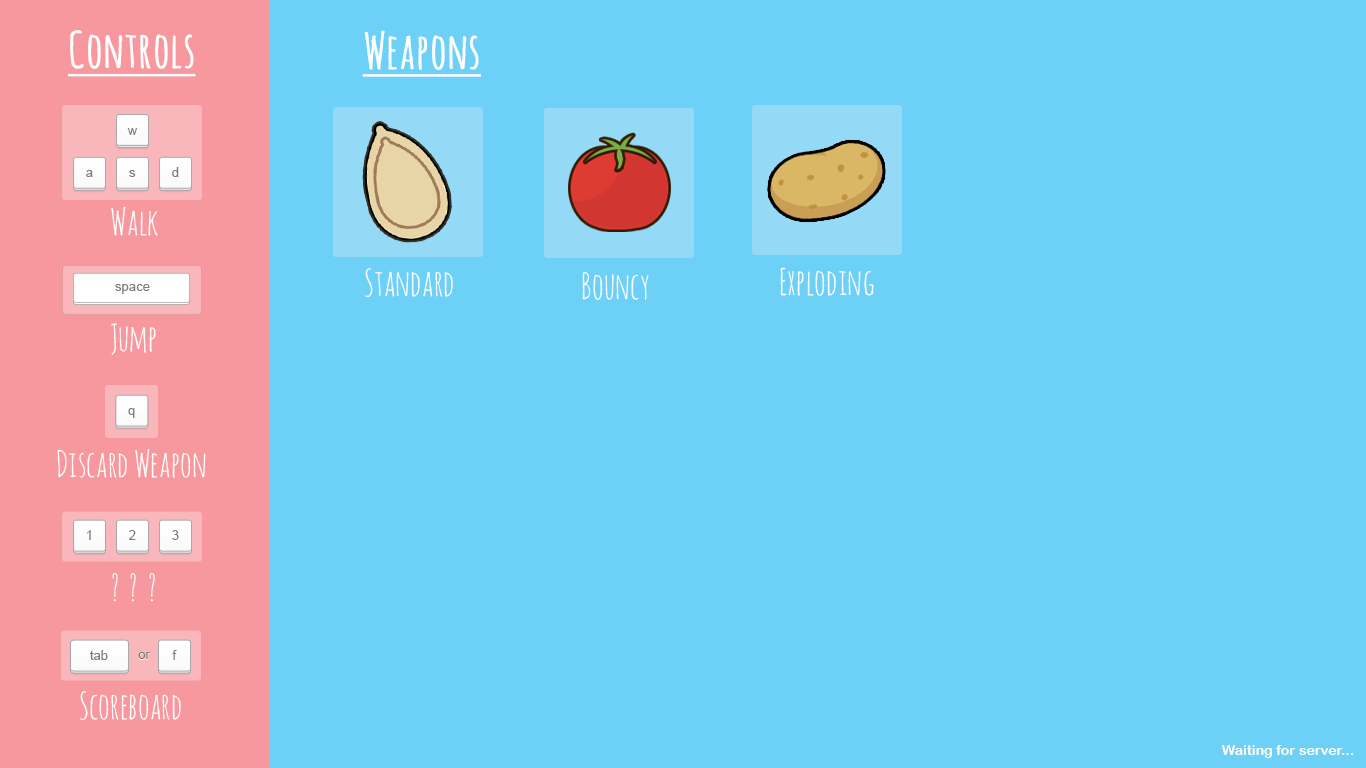
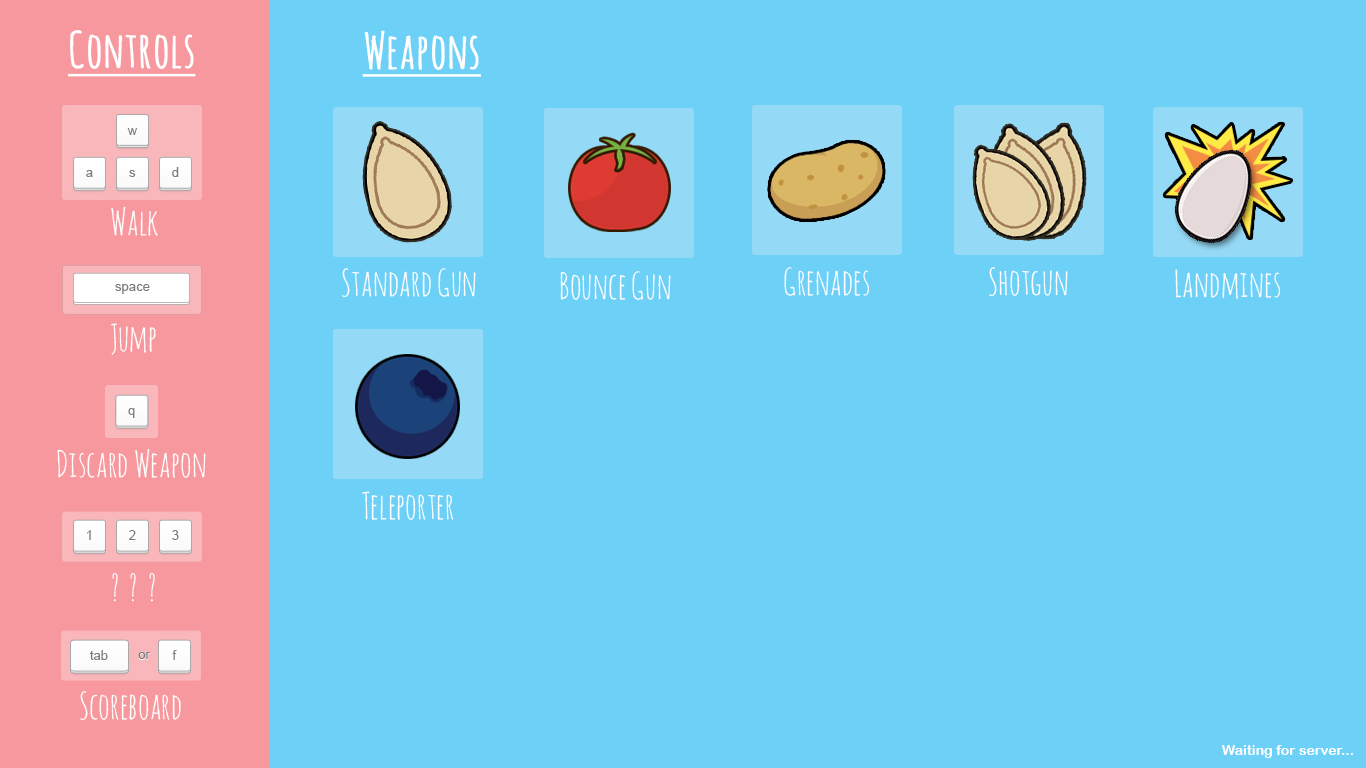
The second 1366x768 image is a revision of the first. Changes to its layers:
renamed "Standard" to "Standard Gun", painted on it over [342, 268, 476, 297]
renamed "Bouncy" to "Bounce Gun", painted on it over [560, 271, 671, 300]
added group "shotgun" with 3 layers above "teleport" over [954, 105, 1104, 296]
added layer "Layer 6" in group "shotgun" over [972, 122, 1087, 242]
added layer "Rounded Rectangle 7 copy 2" (1st of 4, in "shotgun") (30%) in group "shotgun" over [954, 105, 1104, 255]
added layer "Shotgun" in group "shotgun" over [989, 267, 1068, 296]
added group "teleport" with 3 layers above "mines" over [333, 329, 483, 520]
added layer "Layer 8" in group "teleport" over [355, 354, 460, 459]
added layer "Rounded Rectangle 7 copy 2" (2nd of 4, in "teleport") (30%) in group "teleport" over [333, 329, 483, 479]
added layer "Grenades" (1st of 3, in "teleport") in group "teleport" over [362, 491, 454, 520]
added group "mines" with 3 layers above "potato" over [1153, 107, 1303, 299]
added layer "Layer 7" in group "mines" over [1162, 121, 1294, 252]
added layer "Rounded Rectangle 7 copy 2" (3rd of 4, in "mines") (30%) in group "mines" over [1153, 107, 1303, 257]
added layer "Grenades" (2nd of 3, in "mines") in group "mines" over [1175, 269, 1280, 299]
renamed "Exploding" to "Grenades", painted on it over [780, 267, 874, 296]
